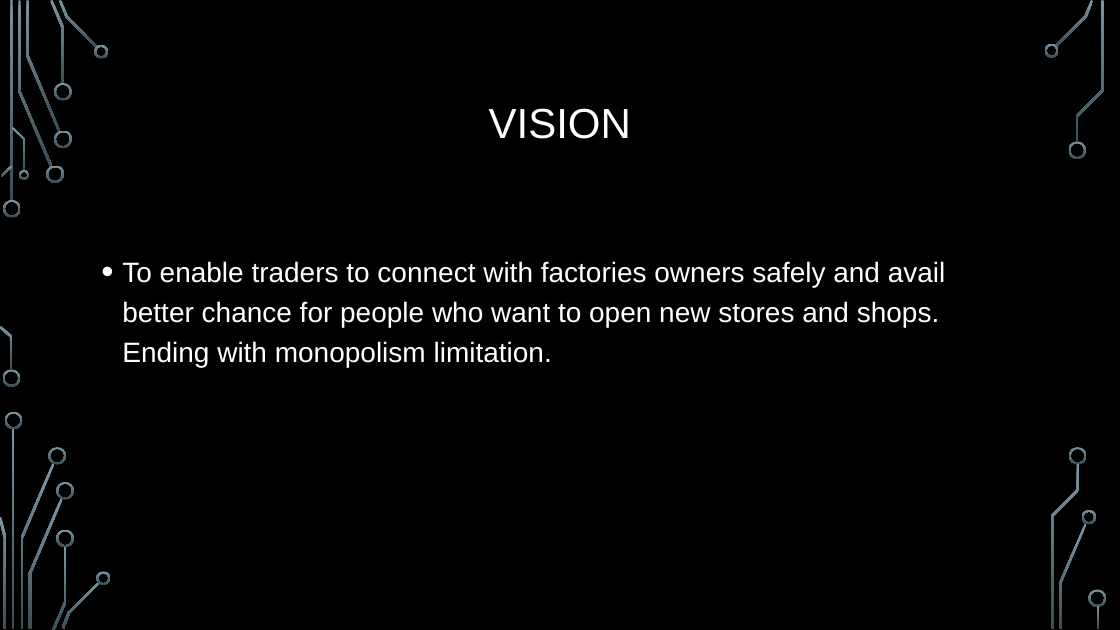
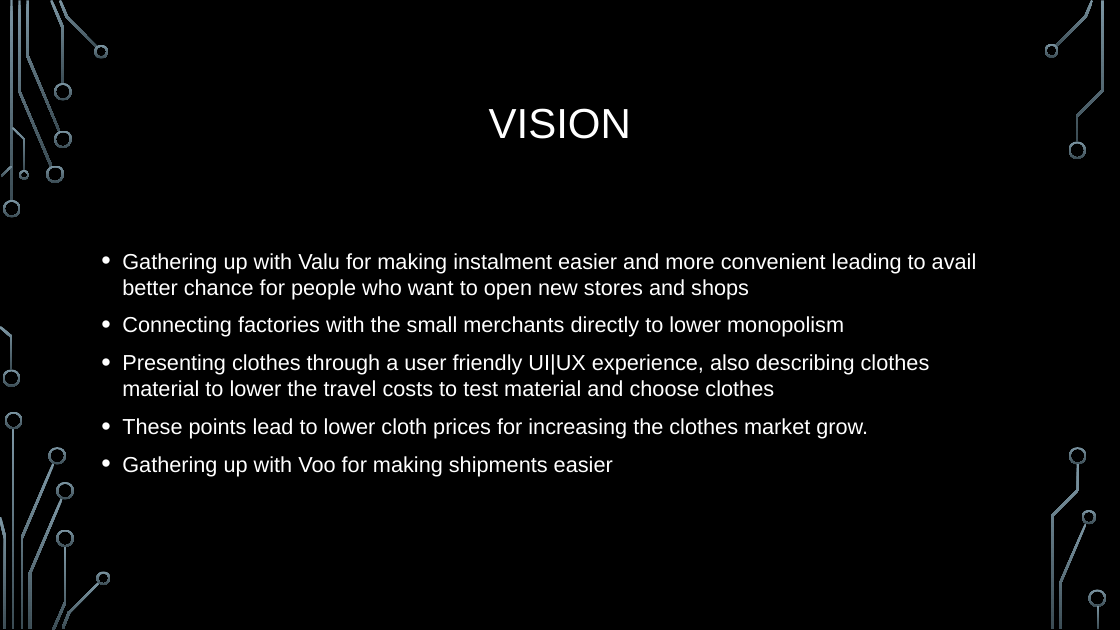
Before and after one commit to DiaaMagdi/Deputy, a slide deck: slide 3 of Business/Dynamo.pptx. Drawn at 1120x630 pixels with LibreOffice and Linux fonts; fonts in the diff are those of the drawing; background and template pictures are left out. Boxes give left, top, right and bottom in pixels: in the first picture for what was removed or moved away, otherwise in the second. Text is boxed around its words. In the diff, an @@ line names an element or a change of style, - is before the commit and + after.

```diff
--- a/Business/Dynamo.pptx
+++ b/Business/Dynamo.pptx
@@ text at (122,253,977,476): text changed; size 24 to 18.6 pt @@
-• To enable traders to connect with factories owners safely and avail better chance for people who want to open new stores and shops. Ending with monopolism limitation.
+• Gathering up with Valu for making instalment easier and more convenient leading to avail better chance for people who want to open new stores and shops
+• Connecting factories with the small merchants directly to lower monopolism
+• Presenting clothes through a user friendly UI|UX experience, also describing clothes material to lower the travel costs to test material and choose clothes
+• These points lead to lower cloth prices for increasing the clothes market grow.
+• Gathering up with Voo for making shipments easier
```
Also in this commit, not shown: 1 other slide changed, 2 slides removed, 1 other file.
